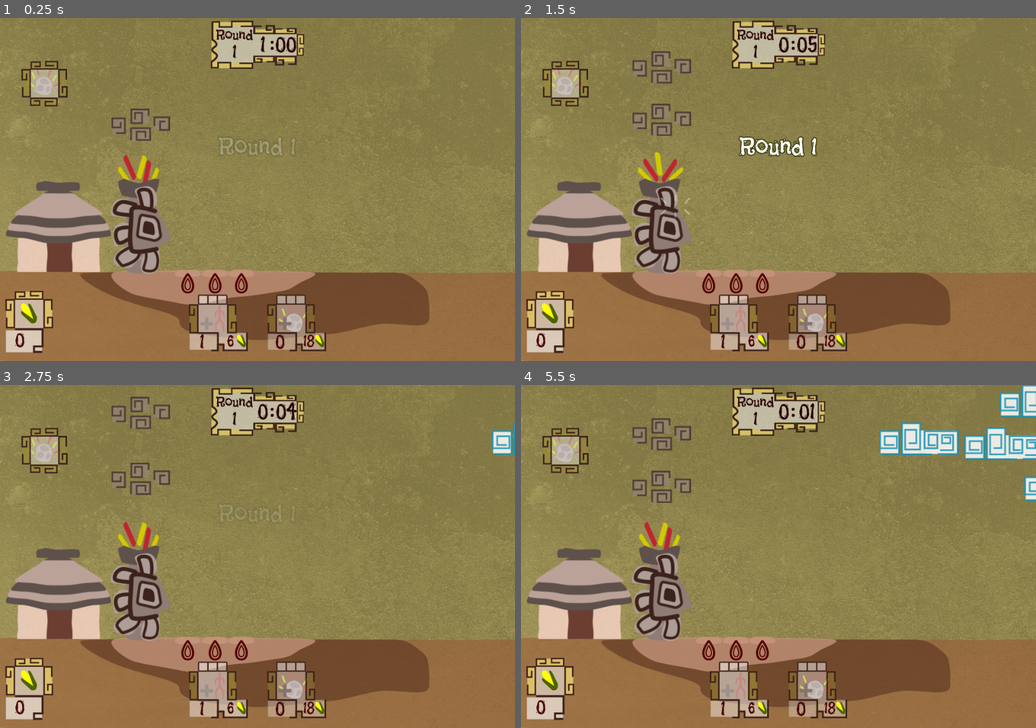
Above: before the commit, frames 1-4 (two rows, left to right).
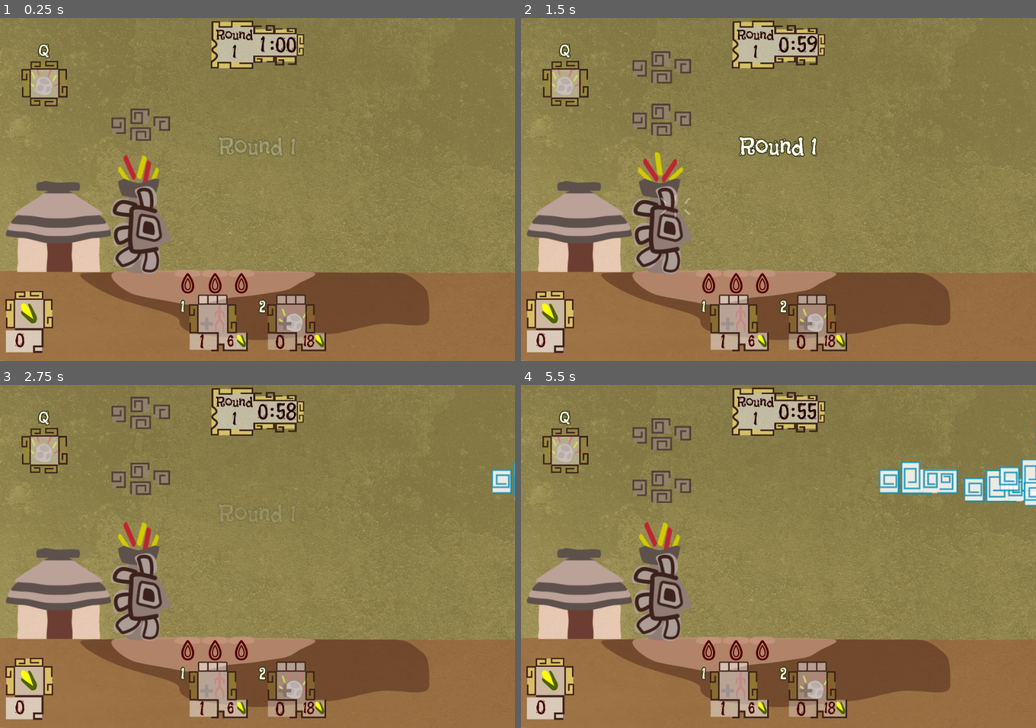
Above: after the commit, the same moments.

Repository: solivo/popol
Game: Godot game, scene res://main/Main.tscn
The game is run twice, just before and just after one commit, with the same random seed, the same clock (stepped at 60 frames per second) and the same inputs.
Inputs (mouse positions are in pixels of both pictures, inside the frame that each line leads up to):
- Up to frame 1 (0.25 s): no input
- Up to frame 2 (1.5 s): move the mouse to (891, 172) at 0.52 s; hold 2 (shorcut_meteor, bound only after the commit) 0.53-1.28 s; click (891, 172) at 0.67 s; tap Q (shorcut_meteor_power, bound only after the commit) at 0.8, 1.35 s; move the mouse to (675, 206) at 1.27 s; click (675, 206) at 1.42 s
- Up to frame 3 (2.75 s): tap 1 (shorcut_unit, bound only after the commit) at 1.55, 2.1 s; move the mouse to (309, 481) at 2.02 s; hold 2 (shorcut_meteor, bound only after the commit) from 2.03 s (still down); click (309, 481) at 2.17 s
- Up to frame 4 (5.5 s): move the mouse to (752, 625) at 2.77 s; release 2 (shorcut_meteor, bound only after the commit) at 2.78 s; click (752, 625) at 2.85 s; tap Q (shorcut_meteor_power, bound only after the commit) at 3.05, 4.35 s; move the mouse to (933, 607) at 3.52 s; hold 2 (shorcut_meteor, bound only after the commit) 3.53-4.28 s; click (933, 607) at 3.67 s; tap 1 (shorcut_unit, bound only after the commit) at 3.8, 5.1 s; move the mouse to (624, 505) at 4.27 s; click (624, 505) at 4.42 s; tap 2 (shorcut_meteor, bound only after the commit) at 4.55 s; move the mouse to (804, 556) at 5.02 s; hold Q (shorcut_meteor_power, bound only after the commit) from 5.03 s (still down); click (804, 556) at 5.17 s

The runs differ from the first frame. In frame 1, 0.2% of the frame differs, in the area x 7-52%, y 7-87%; in frame 2, 0.3%; in frame 3, 1.0%; in frame 4, 5.7%, in the area x 7-100%, y 0-87%.

Commit message:
Shorcuts added

Diff:
--- a/main/Main.tscn
+++ b/main/Main.tscn
@@ -12,19 +12,20 @@
 [ext_resource path="res://scenes/gui/assets/units_panel/progress_bar_inner.png" type="Texture" id=10]
 [ext_resource path="res://scenes/gui/assets/fonts/font_panel.tres" type="DynamicFont" id=11]
 [ext_resource path="res://scenes/gui/assets/fonts/font_cost_panel.tres" type="DynamicFont" id=12]
-[ext_resource path="res://scenes/gui/assets/powers_panel/meteor_button_normal.png" type="Texture" id=13]
-[ext_resource path="res://scenes/gui/assets/powers_panel/meteor_button_pressed.png" type="Texture" id=14]
-[ext_resource path="res://scenes/gui/assets/powers_panel/meteor_button_disabled.png" type="Texture" id=15]
-[ext_resource path="res://scenes/gui/assets/corn_amount_panel/corn_amount_panel.png" type="Texture" id=16]
-[ext_resource path="res://scenes/gui/assets/powers_buttons/meteor_button_normal.png" type="Texture" id=17]
-[ext_resource path="res://scenes/gui/assets/powers_buttons/meteor_button_pressed.png" type="Texture" id=18]
-[ext_resource path="res://scenes/gui/assets/powers_buttons/meteor_button_disabled.png" type="Texture" id=19]
-[ext_resource path="res://scenes/gui/assets/fonts/round_announcer_font.tres" type="DynamicFont" id=20]
-[ext_resource path="res://scenes/gui/assets/fonts/game_over_announcer_font.tres" type="DynamicFont" id=21]
-[ext_resource path="res://scenes/gui/assets/game_over_panel/game_over_panel_background.png" type="Texture" id=22]
-[ext_resource path="res://scenes/gui/assets/game_over_panel/restart_button_normal.png" type="Texture" id=23]
-[ext_resource path="res://scenes/gui/assets/game_over_panel/restart_button_pressed.png" type="Texture" id=24]
-[ext_resource path="res://scenes/gui/assets/fonts/game_over_buttons_font.tres" type="DynamicFont" id=25]
+[ext_resource path="res://scenes/gui/assets/fonts/shorcut_font.tres" type="DynamicFont" id=13]
+[ext_resource path="res://scenes/gui/assets/powers_panel/meteor_button_normal.png" type="Texture" id=14]
+[ext_resource path="res://scenes/gui/assets/powers_panel/meteor_button_pressed.png" type="Texture" id=15]
+[ext_resource path="res://scenes/gui/assets/powers_panel/meteor_button_disabled.png" type="Texture" id=16]
+[ext_resource path="res://scenes/gui/assets/corn_amount_panel/corn_amount_panel.png" type="Texture" id=17]
+[ext_resource path="res://scenes/gui/assets/powers_buttons/meteor_button_normal.png" type="Texture" id=18]
+[ext_resource path="res://scenes/gui/assets/powers_buttons/meteor_button_pressed.png" type="Texture" id=19]
+[ext_resource path="res://scenes/gui/assets/powers_buttons/meteor_button_disabled.png" type="Texture" id=20]
+[ext_resource path="res://scenes/gui/assets/fonts/round_announcer_font.tres" type="DynamicFont" id=21]
+[ext_resource path="res://scenes/gui/assets/fonts/game_over_announcer_font.tres" type="DynamicFont" id=22]
+[ext_resource path="res://scenes/gui/assets/game_over_panel/game_over_panel_background.png" type="Texture" id=23]
+[ext_resource path="res://scenes/gui/assets/game_over_panel/restart_button_normal.png" type="Texture" id=24]
+[ext_resource path="res://scenes/gui/assets/game_over_panel/restart_button_pressed.png" type="Texture" id=25]
+[ext_resource path="res://scenes/gui/assets/fonts/game_over_buttons_font.tres" type="DynamicFont" id=26]
 
 [sub_resource type="DynamicFont" id=1]
 size = 26
@@ -204,7 +205,6 @@
 margin_bottom = -164.0
 
 [node name="MainPanel" type="HBoxContainer" parent="GUI"]
-editor/display_folded = true
 anchor_left = 0.5
 anchor_top = 1.0
 anchor_right = 0.5
@@ -266,7 +266,16 @@
 text = "6"
 align = 1
 
+[node name="ShortcutLabel" type="Label" parent="GUI/MainPanel/MarginContainer/UnitsPanel"]
+margin_left = -15.0
+margin_top = -15.0
+margin_right = 7.0
+margin_bottom = 39.0
+custom_fonts/font = ExtResource( 13 )
+text = "1"
+
 [node name="PowersPanelContainer" type="MarginContainer" parent="GUI/MainPanel"]
+editor/display_folded = true
 margin_left = 146.0
 margin_right = 256.0
 margin_bottom = 116.0
@@ -317,6 +326,14 @@
 text = "18"
 align = 1
 
+[node name="ShortcutLabel2" type="Label" parent="GUI/MainPanel/PowersPanelContainer/MeteorPanel"]
+margin_left = -15.0
+margin_top = -15.0
+margin_right = 22.0
+margin_bottom = 54.0
+custom_fonts/font = ExtResource( 13 )
+text = "2"
+
 [node name="ResourcesPanel" type="HBoxContainer" parent="GUI"]
 editor/display_folded = true
 anchor_top = 1.0
@@ -350,7 +367,6 @@
 align = 1
 
 [node name="PowersPanel" type="MarginContainer" parent="GUI"]
-editor/display_folded = true
 anchor_top = 0.5
 anchor_bottom = 0.5
 margin_left = 40.0
@@ -361,9 +377,19 @@
 [node name="MeteorPowerButton" type="TextureButton" parent="GUI/PowersPanel"]
 margin_right = 86.0
 margin_bottom = 282.0
-texture_normal = ExtResource( 17 )
-texture_pressed = ExtResource( 18 )
-texture_disabled = ExtResource( 19 )
+texture_normal = ExtResource( 18 )
+texture_pressed = ExtResource( 19 )
+texture_disabled = ExtResource( 20 )
+
+[node name="ShortcutLabel2" type="Label" parent="GUI/PowersPanel/MeteorPowerButton"]
+anchor_left = 0.5
+anchor_right = 0.5
+margin_left = -11.0
+margin_top = -40.0
+margin_right = 11.0
+margin_bottom = 39.0
+custom_fonts/font = ExtResource( 13 )
+text = "Q"
 
 [node name="RoundAnnouncerContainer" type="MarginContainer" parent="GUI"]
 editor/display_folded = true
@@ -390,7 +416,6 @@
 anims/round_announcing = SubResource( 3 )
 
 [node name="GameOverAnnouncer" type="MarginContainer" parent="GUI"]
-editor/display_folded = true
 anchor_left = 0.5
 anchor_top = 0.5
 anchor_right = 0.5
--- a/project.godot
+++ b/project.godot
@@ -28,12 +28,14 @@
 
 config/name="popol"
 run/main_scene="res://main/Main.tscn"
+boot_splash/image="res://main/assets/splash_screen.png"
 config/icon="res://icon.png"
 
 [display]
 
 window/size/width=960
 window/size/height=640
+window/size/resizable=false
 
 [input]
 
@@ -47,6 +49,21 @@
 "events": [ Object(InputEventKey,"resource_local_to_scene":false,"resource_name":"","device":0,"alt":false,"shift":false,"control":false,"meta":false,"command":false,"pressed":false,"scancode":32,"unicode":0,"echo":false,"script":null)
  ]
 }
+shorcut_unit={
+"deadzone": 0.5,
+"events": [ Object(InputEventKey,"resource_local_to_scene":false,"resource_name":"","device":0,"alt":false,"shift":false,"control":false,"meta":false,"command":false,"pressed":false,"scancode":49,"unicode":0,"echo":false,"script":null)
+ ]
+}
+shorcut_meteor={
+"deadzone": 0.5,
+"events": [ Object(InputEventKey,"resource_local_to_scene":false,"resource_name":"","device":0,"alt":false,"shift":false,"control":false,"meta":false,"command":false,"pressed":false,"scancode":50,"unicode":0,"echo":false,"script":null)
+ ]
+}
+shorcut_meteor_power={
+"deadzone": 0.5,
+"events": [ Object(InputEventKey,"resource_local_to_scene":false,"resource_name":"","device":0,"alt":false,"shift":false,"control":false,"meta":false,"command":false,"pressed":false,"scancode":81,"unicode":0,"echo":false,"script":null)
+ ]
+}
 
 [rendering]
 
--- a/scenes/gui/GUI.gd
+++ b/scenes/gui/GUI.gd
@@ -18,6 +18,14 @@
 # Called every frame. 'delta' is the elapsed time since the previous frame.
 #func _process(delta: float) -> void:
 #	pass
+func _input(event: InputEvent) -> void:
+	if event.is_action("shorcut_unit"):
+		emit_signal("unit_panel_pressed")
+	elif event.is_action_pressed("shorcut_meteor"):
+		emit_signal("meteor_panel_pressed")
+	elif event.is_action_pressed("shorcut_meteor_power"):
+		emit_signal("meteor_power_clicked")
+
 
 func update_corn_amount_panel(corn_amount):
 	$ResourcesPanel/MarginContainer/CornAmountPanel/CornAmountLabel.text = str(corn_amount)
--- /dev/null
+++ b/scenes/gui/assets/fonts/shorcut_font.tres
@@ -0,0 +1,10 @@
+[gd_resource type="DynamicFont" load_steps=2 format=2]
+
+[ext_resource path="res://scenes/gui/assets/fonts/Flavors-Regular.ttf" type="DynamicFontData" id=1]
+
+[resource]
+size = 30
+outline_size = 2
+outline_color = Color( 0.25098, 0.258824, 0.0666667, 1 )
+use_filter = true
+font_data = ExtResource( 1 )
--- a/world/World.gd
+++ b/world/World.gd
@@ -53,7 +53,7 @@
 var creating_unit = false
 var creating_meteor = false
 var on_battle = false
-
+var meteor_power_activated = false
 #Signals
 #GUI
 signal corn_amount_changed(corn_amount)
@@ -222,6 +222,7 @@
 	emit_signal("game_over", current_round)
 
 func execute_power(cursor_position):
+	meteor_power_activated = false
 	#Instance a meteor on the cursor position
 	var meteor = Meteor.instance()
 	meteor.position = cursor_position
@@ -272,7 +273,7 @@
 
 func _on_RoundTimer_timeout() -> void:
 	if current_seconds  <= 0:
-		current_seconds = 5
+		current_seconds = 59
 		if current_minutes > 0:
 			current_minutes -= 1
 			emit_signal("round_minutes_changed", current_minutes)
@@ -316,13 +317,16 @@
 
 
 func _on_GUI_meteor_power_clicked() -> void:
-	if meteors > 0 and on_battle:
+	if meteors > 0 and on_battle and not meteor_power_activated:
 		meteors -= 1
+		meteor_power_activated = true
 		#Create a new power cursor
 		var power_cursor = PowerCursor.instance()
 		connect("battle_over", power_cursor, "quit_power_cursor") #Quit the power cursor if the battle is over
 		power_cursor.connect("power_executed", self, "execute_power")
 		add_child(power_cursor)
+		#Update GUI
+		emit_signal("meteors_amount_changed", meteors)
 
 
 func _on_GUI_meteor_panel_pressed() -> void:
--- a/world/World.tscn
+++ b/world/World.tscn
@@ -20,7 +20,7 @@
 
 [sub_resource type="Curve2D" id=5]
 _data = {
-"points": PoolVector2Array( 0, 0, 0, 0, 1038.88, 256.74, 0, 0, 0, 0, 1039.01, 16.9003 )
+"points": PoolVector2Array( 0, 0, 0, 0, 1038.01, 272.092, 0, 0, 0, 0, 1038.01, 51.6887 )
 }
 
 [sub_resource type="RectangleShape2D" id=6]
@@ -98,8 +98,8 @@
 curve = SubResource( 5 )
 
 [node name="SpawnLocation" type="PathFollow2D" parent="CloudsSpawnPath"]
-position = Vector2( 1038.88, 256.74 )
-rotation = -1.57024
+position = Vector2( 1038.01, 272.092 )
+rotation = -1.5708
 
 [node name="CloudSpawnTimer" type="Timer" parent="."]
 
Not shown: 7 places in main/Main.tscn that only renumber resources
Binary file added: main/assets/splash_screen.png
Not shown, added: main/assets/splash_screen.png.import
